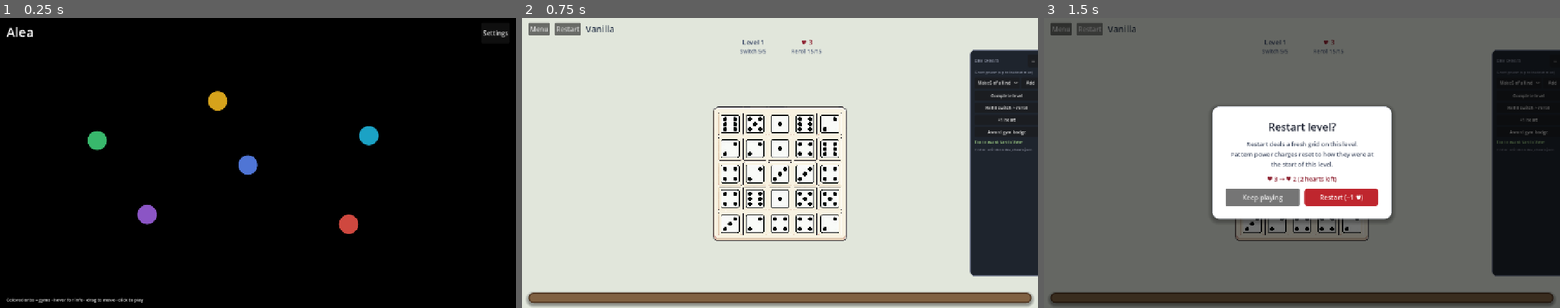
Above: before the commit, frames 1-3 (left to right).
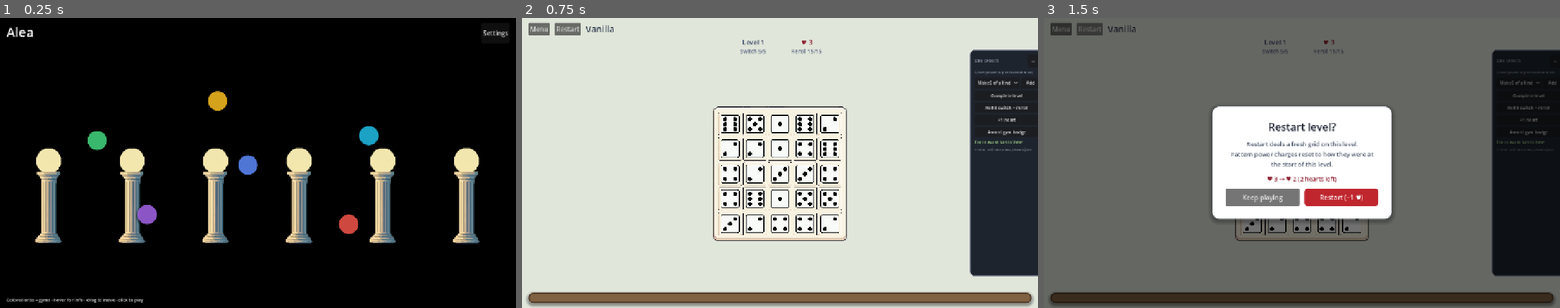
Above: after the commit, the same moments.

Repository: ming33333/Alea-Godot
Game: Godot game, scene res://scenes/main_menu.tscn
The game is run twice, just before and just after one commit, with the same random seed, the same clock (stepped at 60 frames per second) and the same inputs. Video files are missing from this copy of the repository; at most half a second of black plays in their place. Sound files missing from this copy of the repository are replaced by a short silence.
Inputs (mouse positions are in pixels of both pictures, inside the frame that each line leads up to):
- Up to frame 1 (0.25 s): no input
- Up to frame 2 (0.75 s): click (620, 139) at 0.52 s
- Up to frame 3 (1.5 s): click "Restart" at 1.25 s

The runs differ from the first frame. In frame 1, 7.1% of the frame differs, in the area x 6-93%, y 44-78%; in frame 2, nothing differs; in frame 3, nothing differs.

Commit message:
added pillars

Diff:
--- a/scenes/main_menu.tscn
+++ b/scenes/main_menu.tscn
@@ -1,7 +1,8 @@
-[gd_scene load_steps=4 format=3 uid="uid://bqx7mainmenu01"]
+[gd_scene load_steps=5 format=3 uid="uid://bqx7mainmenu01"]
 
 [ext_resource type="Script" path="res://scripts/main_menu.gd" id="1_menu"]
 [ext_resource type="VideoStream" path="res://assets/textures/river.ogv" id="2_river"]
+[ext_resource type="Texture2D" path="res://assets/textures/pillars.png" id="3_pillars"]
 
 [sub_resource type="StyleBoxFlat" id="StyleBoxFlat_gym_tooltip"]
 bg_color = Color(0.08, 0.1, 0.14, 0.96)
@@ -43,6 +44,82 @@
 autoplay = true
 expand = true
 
+[node name="DeckPillars" type="HBoxContainer" parent="."]
+unique_name_in_owner = true
+z_index = 2
+layout_mode = 1
+anchors_preset = 12
+anchor_top = 1.0
+anchor_right = 1.0
+anchor_bottom = 1.0
+offset_left = 24.0
+offset_top = -450.0
+offset_right = -24.0
+grow_horizontal = 2
+theme_override_constants/separation = 12
+alignment = 1
+mouse_filter = 2
+
+[node name="Pillar1" type="TextureRect" parent="DeckPillars"]
+layout_mode = 2
+size_flags_horizontal = 3
+custom_minimum_size = Vector2(112, 360)
+mouse_filter = 2
+texture = ExtResource("3_pillars")
+texture_filter = 0
+expand_mode = 1
+stretch_mode = 5
+
+[node name="Pillar2" type="TextureRect" parent="DeckPillars"]
+layout_mode = 2
+size_flags_horizontal = 3
+custom_minimum_size = Vector2(112, 360)
+mouse_filter = 2
+texture = ExtResource("3_pillars")
+texture_filter = 0
+expand_mode = 1
+stretch_mode = 5
+
+[node name="Pillar3" type="TextureRect" parent="DeckPillars"]
+layout_mode = 2
+size_flags_horizontal = 3
+custom_minimum_size = Vector2(112, 360)
+mouse_filter = 2
+texture = ExtResource("3_pillars")
+texture_filter = 0
+expand_mode = 1
+stretch_mode = 5
+
+[node name="Pillar4" type="TextureRect" parent="DeckPillars"]
+layout_mode = 2
+size_flags_horizontal = 3
+custom_minimum_size = Vector2(112, 360)
+mouse_filter = 2
+texture = ExtResource("3_pillars")
+texture_filter = 0
+expand_mode = 1
+stretch_mode = 5
+
+[node name="Pillar5" type="TextureRect" parent="DeckPillars"]
+layout_mode = 2
+size_flags_horizontal = 3
+custom_minimum_size = Vector2(112, 360)
+mouse_filter = 2
+texture = ExtResource("3_pillars")
+texture_filter = 0
+expand_mode = 1
+stretch_mode = 5
+
+[node name="Pillar6" type="TextureRect" parent="DeckPillars"]
+layout_mode = 2
+size_flags_horizontal = 3
+custom_minimum_size = Vector2(112, 360)
+mouse_filter = 2
+texture = ExtResource("3_pillars")
+texture_filter = 0
+expand_mode = 1
+stretch_mode = 5
+
 [node name="Margin" type="MarginContainer" parent="."]
 layout_mode = 1
 anchors_preset = 15
--- a/scripts/main_menu.gd
+++ b/scripts/main_menu.gd
@@ -16,8 +16,13 @@
 }
 const GYM_ORB_FALLBACK_COLOR := Color(0.55, 0.55, 0.62, 0.88)
 const BADGE_ICON_SIZE := 40.0
+const DECK_PILLAR_HEIGHT := 360.0
+const DECK_PILLAR_WIDTH := 112.0
+const DECK_BOTTOM_SCREEN_FRACTION := 0.15
+const DECK_PILLAR_SIDE_MARGIN := 24.0
 
 @onready var map_area: Control = %MapArea
+@onready var deck_pillars: HBoxContainer = %DeckPillars
 @onready var badges_row: VBoxContainer = %BadgesRow
 @onready var championship_btn: Button = %ChampionshipBtn
 @onready var champion_badge: Label = %ChampionBadge
@@ -47,6 +52,8 @@
 func _ready() -> void:
 	DebugLog.alea_log("MainMenu", "========== MENU _ready ==========")
 	_setup_river_background()
+	if not resized.is_connected(_layout_deck_pillars):
+		resized.connect(_layout_deck_pillars)
 	_layout = SaveService.get_menu_layout()
 	gym_tooltip.visible = false
 	if map_area == null:
@@ -71,6 +78,7 @@
 	if not SaveService.badges_changed.is_connected(_on_badges_changed):
 		SaveService.badges_changed.connect(_on_badges_changed)
 	call_deferred("_build_orbs")
+	_layout_deck_pillars()
 	_refresh_badges()
 	champion_badge.visible = SaveService.is_dice_champion()
 	celebration.visible = GameState.show_champion_celebration
@@ -109,6 +117,22 @@
 	_build_orbs()
 
 
+func _layout_deck_pillars() -> void:
+	if deck_pillars == null:
+		return
+	var screen_h: float = get_viewport_rect().size.y
+	var bottom_gap: float = screen_h * DECK_BOTTOM_SCREEN_FRACTION
+	deck_pillars.set_anchors_preset(Control.PRESET_BOTTOM_WIDE)
+	deck_pillars.offset_left = DECK_PILLAR_SIDE_MARGIN
+	deck_pillars.offset_right = -DECK_PILLAR_SIDE_MARGIN
+	deck_pillars.offset_bottom = -bottom_gap
+	deck_pillars.offset_top = -(bottom_gap + DECK_PILLAR_HEIGHT)
+	for child in deck_pillars.get_children():
+		if child is TextureRect:
+			var pillar := child as TextureRect
+			pillar.custom_minimum_size = Vector2(DECK_PILLAR_WIDTH, DECK_PILLAR_HEIGHT)
+
+
 func _build_orbs() -> void:
 	if map_area == null:
 		push_error("MainMenu: MapArea missing")
@@ -127,7 +151,8 @@
 		return
 	_orb_build_attempts = 0
 	for c in map_area.get_children():
-		c.queue_free()
+		if c.name.begins_with("Orb_"):
+			c.queue_free()
 	DebugLog.alea_log(
 		"MainMenu",
 		"building orbs in MapArea size=%s global_rect=%s"
@@ -183,6 +208,7 @@
 	var gid: String = gid_str(gym)
 	var btn := Button.new()
 	btn.name = "Orb_%s" % gid
+	btn.z_index = 2
 	btn.position = _pct_to_pos(px, py)
 	btn.custom_minimum_size = Vector2(ORB_SIZE, ORB_SIZE)
 	btn.size = Vector2(ORB_SIZE, ORB_SIZE)
